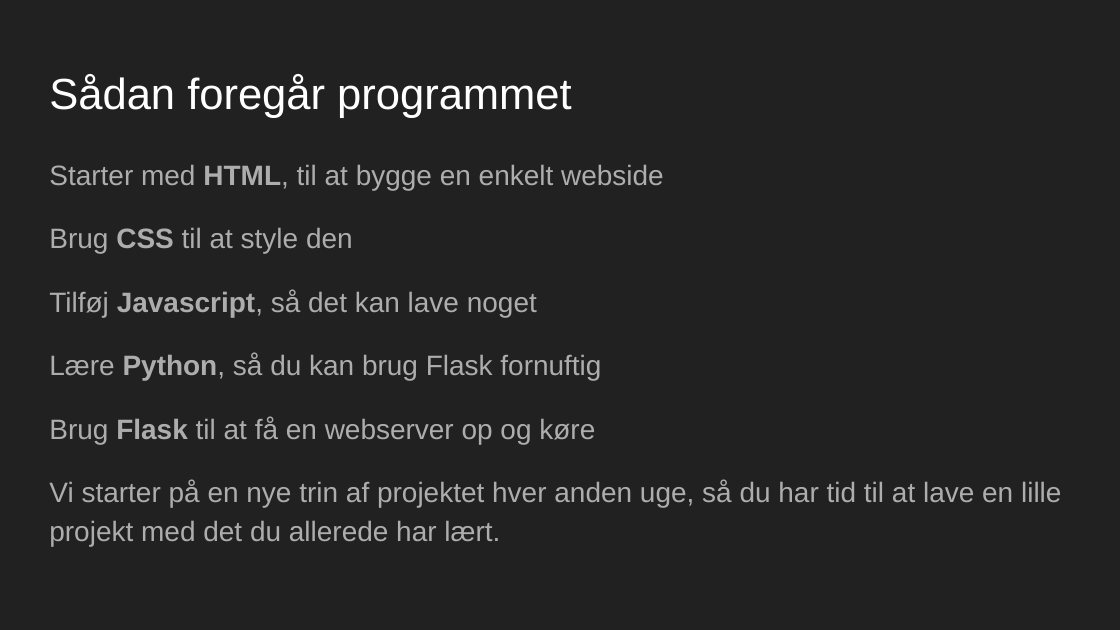
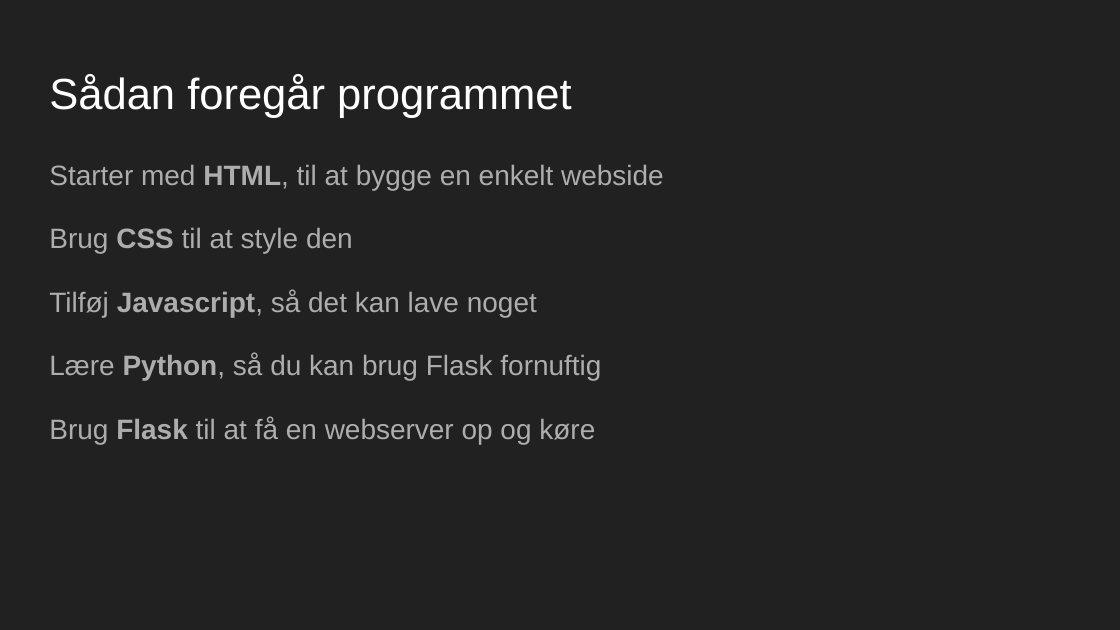
Before and after one commit to jxddk/CPF-Guides, a slide deck: slide 3 of Websider og Webserver/presentations/Websider og Webserver Intro.odp. Drawn at 1120x630 pixels with LibreOffice and Linux fonts; fonts in the diff are those of the drawing. Boxes give left, top, right and bottom in pixels: in the first picture for what was removed or moved away, otherwise in the second. Text is boxed around its words. In the diff, an @@ line names an element or a change of style, - is before the commit and + after.

```diff
--- a/Websider og Webserver/presentations/Websider og Webserver Intro.odp
+++ b/Websider og Webserver/presentations/Websider og Webserver Intro.odp
@@ text at (x1=49, y1=480, x2=1061, y2=546): paragraph removed @@
-Vi starter på en nye trin af projektet hver anden uge, så du har tid til at lave en lille projekt med det du allerede har lært.
```
Also in this commit, not shown: 1 slide added, 7 other files.
